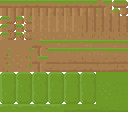
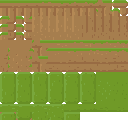
Layered file, before and after one edit (128×128). Changes by layer:
renamed "Layer 19" to "Layer 21", painted on it over bbox(0, 112, 80, 120)
